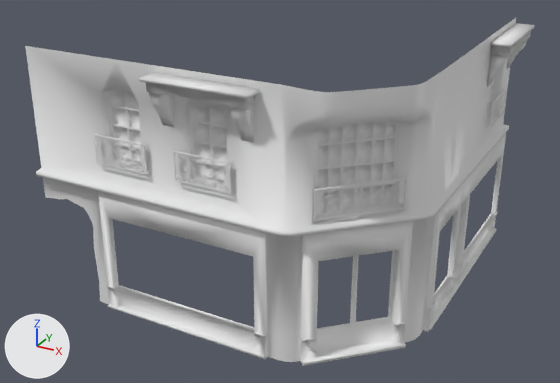
One commit to the FBX model LD48/Assets/GraphicBank/Mesh/ENV_Batiment_Corner_02.fbx: the scene before it, then after it.
One viewpoint serves both versions: a 50 mm camera at (11.04, -22.48, 14.11) aimed at (-1.03, -0.54, 3.13). Every picture has the same lights, and +X, +Y and +Z are marked at lower left. Materials are left out; every surface is plain grey. Where no turn or scale is listed for an object, it has been applied to the vertices.

In view in the first picture: 'ENV_Batiment_Corner_02'.
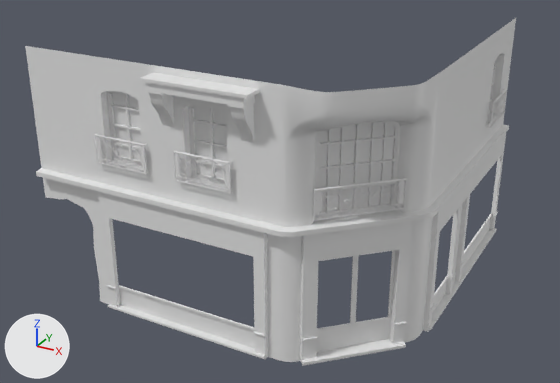
The newer file is also turned or shifted as a whole; pictures and numbers use the older file's frame.

Edits to the bpy script that builds the scene:
```text
Change me_cube_004:
    where me_cube_004.from_pydata(...)  # 10422 vertices, 18024 faces; spans x -7.3..5.58, y -6.08..6.37, z 0.0..8.6
    used by ob_env_batiment_corner_02; location = (0.0, 0.0, 0.0)
    me_cube_004 part 1: the loose piece of 83 vertices spanning x 4.93..5.58, y 2.91..6.36, z 6.83..8.39 is deleted
```

Pixel boxes [x1, y1, x2, y2] of what changed, in the pictures (560 x 383 px):
'ENV_Batiment_Corner_02', reshaped
    before: [25, 18, 534, 366]
    after: [25, 18, 516, 366]
part 1 of me_cube_004, deleted
    before: [487, 23, 534, 87]
